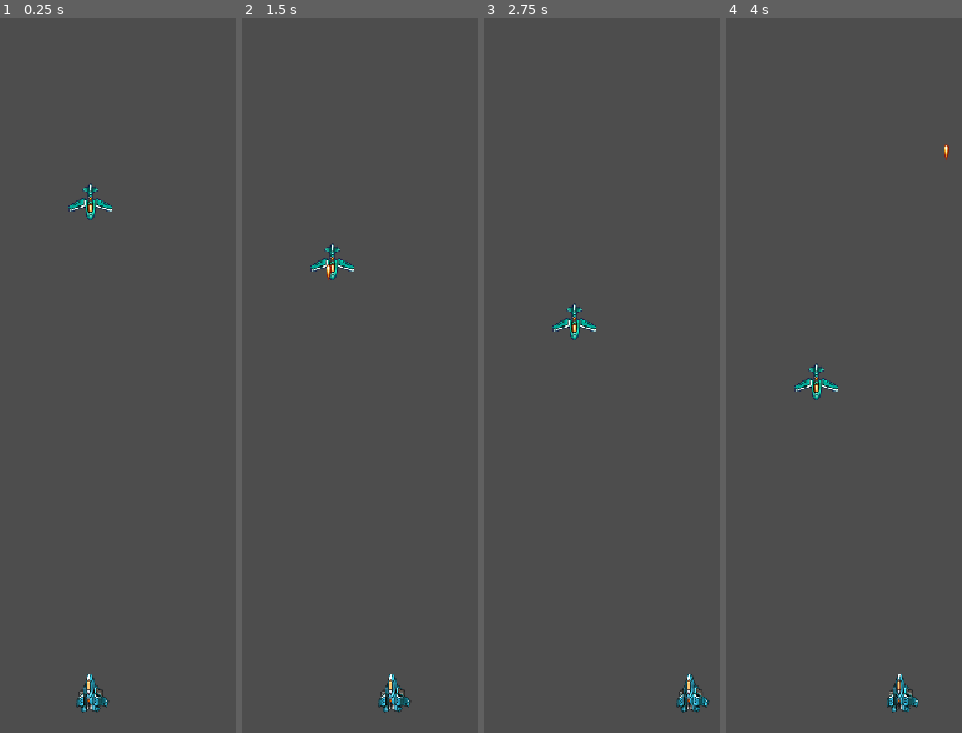
Above: before the commit, frames 1-4 (left to right).
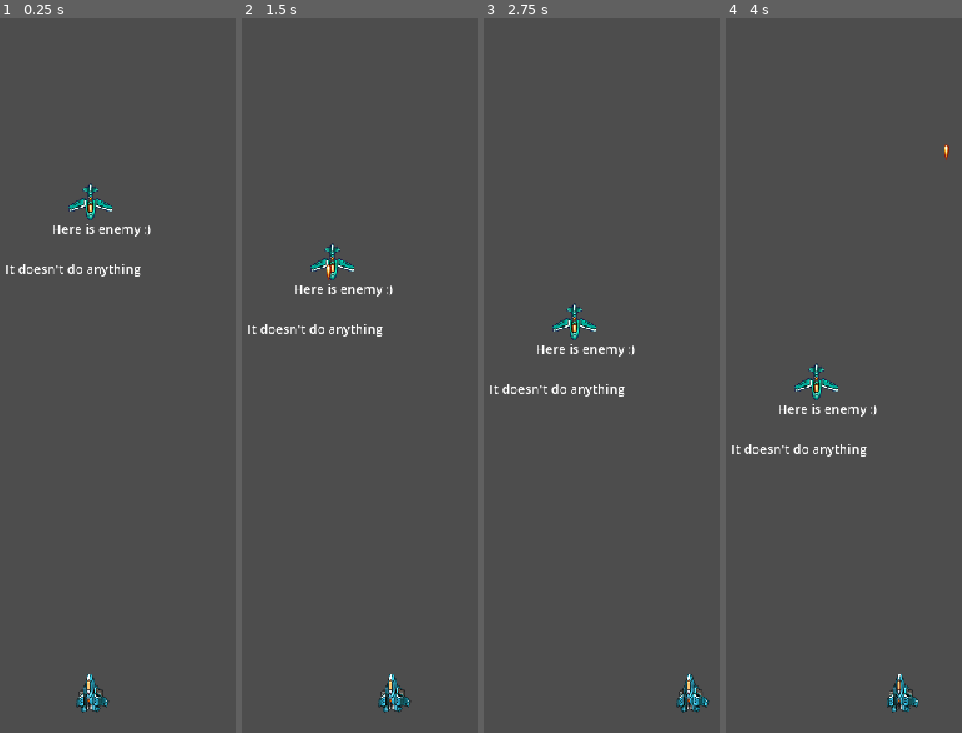
Above: after the commit, the same moments.

Repository: Fatsermint/Space
Game: Godot game, scene res://Scenes/main.tscn
The game is run twice, just before and just after one commit, with the same random seed, the same clock (stepped at 60 frames per second) and the same inputs.
Inputs (mouse positions are in pixels of both pictures, inside the frame that each line leads up to):
- Up to frame 1 (0.25 s): no input
- Up to frame 2 (1.5 s): tap Enter at 0.5 s; move the mouse to (437, 289) at 0.52 s; hold D (right) 0.53-1.28 s; tap F (fire) at 0.6 s; click (437, 289) at 0.67 s; move the mouse to (outside the picture) at 1.27 s; hold Down from 1.28 s (still down); tap Alt at 1.35 s
- Up to frame 3 (2.75 s): move the mouse to (623, 153) at 2.02 s; release Down at 2.03 s; hold D (right) from 2.03 s (still down); tap Shift at 2.1 s
- Up to frame 4 (4 s): move the mouse to (792, 489) at 2.77 s; release D (right) at 2.78 s; hold Up 2.78-3.53 s; tap F (fire) at 2.85 s; click (792, 489) at 2.92 s; move the mouse to (961, 454) at 3.52 s; hold A (left) from 3.53 s (still down); tap Alt at 3.6 s

The runs differ from the first frame. In frame 1, 0.6% of the frame differs, in the area x 2-64%, y 28-37%; in frame 2, 0.6%; in frame 3, 0.6%; in frame 4, 0.6%.
Error before the commit: Invalid access to property or key 'touched' on a base object of type 'CharacterBody2D (enemy.gd)'. (res://Scenes/enemy.gd:7)

Commit message:
Added readme

Diff:
--- a/Scenes/enemy.gd
+++ b/Scenes/enemy.gd
@@ -4,5 +4,3 @@
 
 func _process(delta: float) -> void:
 	self.position.y += 1
-	if self.touched==true:
-		print("a")
--- a/Scenes/main.tscn
+++ b/Scenes/main.tscn
@@ -15,3 +15,17 @@
 
 [node name="enemy" parent="." unique_id=2070858551 instance=ExtResource("4_jjvhh")]
 position = Vector2(0, -632)
+
+[node name="Label" type="Label" parent="enemy" unique_id=1327865311]
+offset_left = -49.0
+offset_top = 22.0
+offset_right = 76.0
+offset_bottom = 45.0
+text = "Here is enemy :)"
+
+[node name="Label2" type="Label" parent="enemy" unique_id=835605042]
+offset_left = -107.0
+offset_top = 72.0
+offset_right = 62.0
+offset_bottom = 95.0
+text = "It doesn't do anything"
Not shown, added: export_presets.cfg
Not shown, added: readme.md
